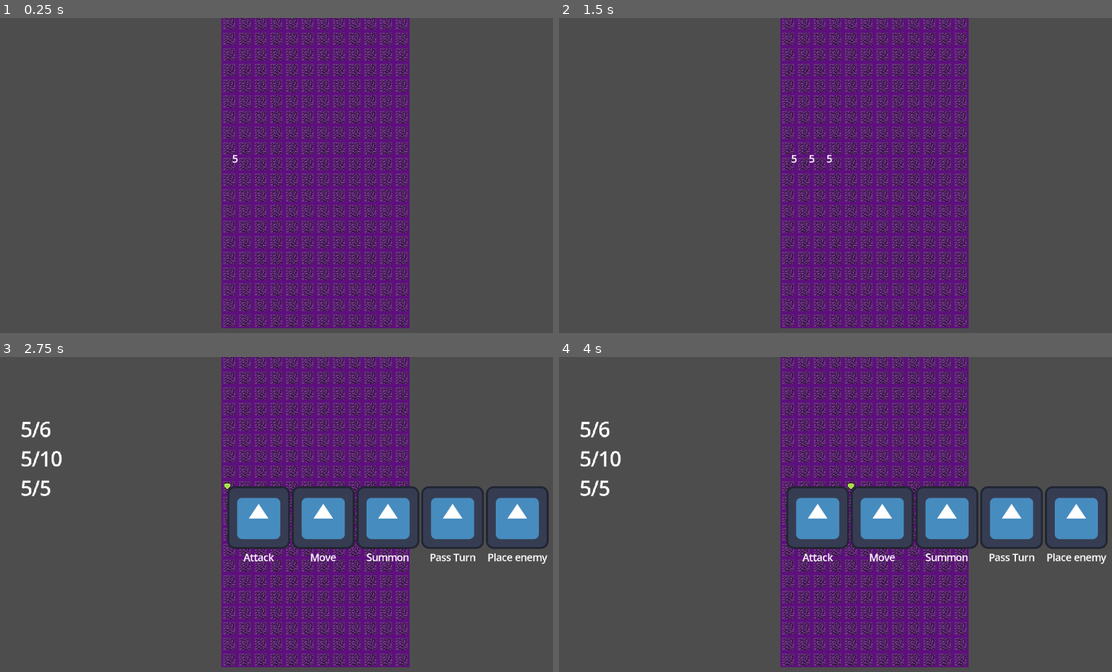
Above: before the commit, frames 1-4 (two rows, left to right).
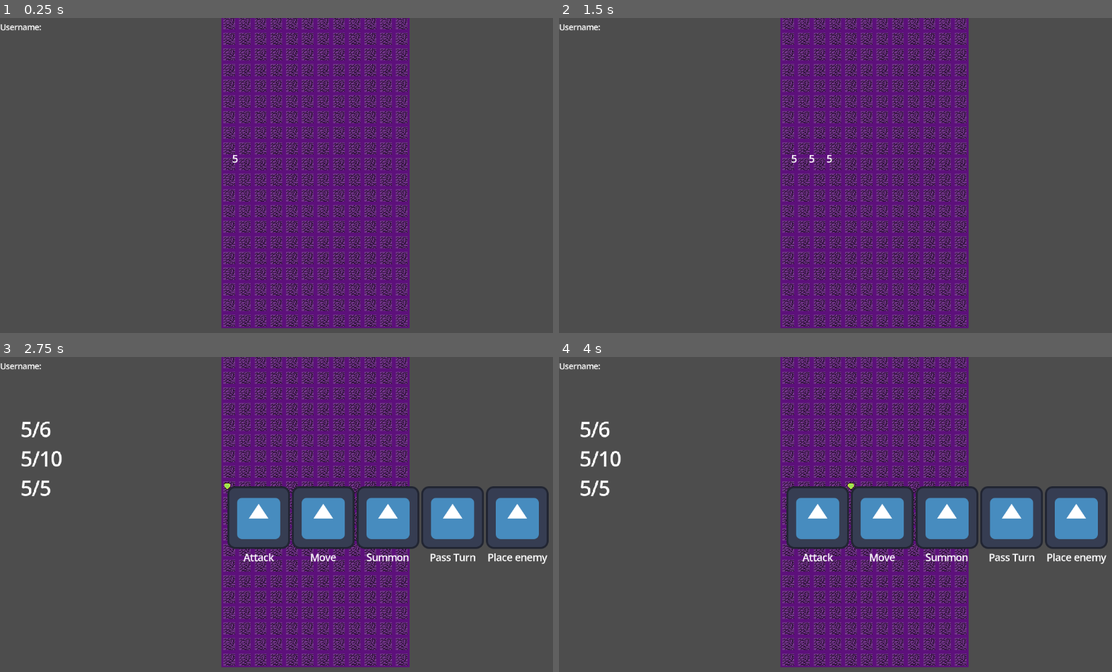
Above: after the commit, the same moments.

Repository: FueledByRage/dice-summons
Game: Godot game, scene res://src/scenes/table.tscn
Same seed, same stepped clock (60 frames per second), same inputs: the game is played once before the commit and once after it. The project has no main scene, so this scene is started directly. The engine's default icon, where the game draws it, is replaced by a stand-in: a white triangle on a blue panel in a dark square.
Inputs (mouse positions are in pixels of both pictures, inside the frame that each line leads up to):
- Up to frame 1 (0.25 s): no input
- Up to frame 2 (1.5 s): tap Enter (confirm) at 0.5, 0.6, 1.25 s; move the mouse to (962, 159) at 0.52 s; hold Right (move_right) 0.53-1.28 s; tap Z (select) at 0.8, 1.35 s; move the mouse to (730, 191) at 1.27 s; hold Left (move_left) from 1.28 s (still down)
- Up to frame 3 (2.75 s): tap Enter (confirm) at 1.55, 2, 2.1 s; move the mouse to (337, 445) at 2.02 s; release Left (move_left) at 2.03 s; hold Right (move_right) from 2.03 s (still down); tap Z (select) at 2.3 s
- Up to frame 4 (4 s): tap Enter (confirm) at 2.75, 3.05, 3.5 s; move the mouse to (813, 577) at 2.77 s; tap M (move) at 2.85 s; move the mouse to (1012, 561) at 3.52 s; release Right (move_right) at 3.53 s; hold Left (move_left) from 3.53 s (still down); tap Z (select) at 3.6 s

The runs differ from the first frame. In frame 1, less than 0.1% of the frame differs, in the area x 0-8%, y 2-5%; in frame 2, less than 0.1%; in frame 3, less than 0.1%, in the area x 0-70%, y 2-64%; in frame 4, less than 0.1%.
Error before the commit: Invalid access to property or key 'value' on a base object of type 'Nil'. (res://src/scripts/table.gd:253)
Error after the commit: Invalid access to property or key 'value' on a base object of type 'Nil'. (res://src/scripts/table.gd:321)

Commit message:
websocket

Diff:
--- a/src/global/UserSession.gd
+++ b/src/global/UserSession.gd
@@ -1,10 +1,12 @@
 extends Node
 
 var username: String = ""
+var token : String
 var is_logged_in: bool = false
 
-func login(name: String):
-	username = name
+func login(data: Dictionary):
+	username = data.get("username", "?")
+	token = data.get("session", "?")
 	is_logged_in = true
 
 func logout():
--- a/src/scenes/table.tscn
+++ b/src/scenes/table.tscn
@@ -58,6 +58,16 @@
 [node name="CanvasLayer" type="CanvasLayer" parent="."]
 script = ExtResource("6_y5f8p")
 
+[node name="HUD" type="MarginContainer" parent="CanvasLayer"]
+offset_right = 40.0
+offset_bottom = 40.0
+
+[node name="user_info" type="HBoxContainer" parent="CanvasLayer/HUD"]
+layout_mode = 2
+
+[node name="username" type="Label" parent="CanvasLayer/HUD/user_info"]
+layout_mode = 2
+
 [node name="center" type="CenterContainer" parent="CanvasLayer"]
 anchors_preset = -1
 anchor_left = 0.269
--- a/src/scripts/UI/pop_up.gd
+++ b/src/scripts/UI/pop_up.gd
@@ -14,4 +14,5 @@
 
 		button.text = option['text']
 		button.pressed.connect(option['action'])
+		button.pressed.connect(queue_free)
 		buttons_container.add_child(button)
--- /dev/null
+++ b/src/scripts/services/network/websocket.gd
@@ -0,0 +1,92 @@
+extends Node
+class_name WebSocket
+
+var url: String
+var headers := PackedStringArray()
+var websocket := WebSocketPeer.new()
+var connection_status: int
+
+signal message_received(data)
+signal connected
+signal connection_error
+signal disconnected
+
+func config(config_options: Dictionary) -> WebSocket:
+	url = config_options.get("url", "")
+
+	var headers_dict = config_options.get("headers", {})
+	for key in headers_dict.keys():
+		headers.append(key + ": " + str(headers_dict[key]))
+
+	websocket.handshake_headers = headers
+	connection_status = websocket.connect_to_url(url)
+	return self
+
+func _ready():
+	# Conectar os sinais internos do WebSocketPeer aos métodos da classe
+	set_process(true)
+
+func listen(signals = []):
+	# Conectar sinais personalizados se fornecidos
+	for item in signals:
+		if item.has("event") and item.has("callable"):
+			connect(item["event"], item["callable"])
+
+	if connection_status != OK:
+		push_error("Erro ao conectar ao WebSocket: %s" % connection_status)
+		return
+
+func emit_event(data: String):
+	if websocket.get_ready_state() == WebSocketPeer.STATE_OPEN:
+		websocket.send_text(data)
+	else:
+		push_error("WebSocket não está conectado")
+
+func _process(_delta):
+	websocket.poll()
+
+	var state = websocket.get_ready_state()
+	match state:
+		WebSocketPeer.STATE_CONNECTING:
+			pass # Ainda conectando
+		WebSocketPeer.STATE_OPEN:
+			while websocket.get_available_packet_count() > 0:
+				var packet = websocket.get_packet().get_string_from_utf8()
+				emit_signal("message_received", packet)
+		WebSocketPeer.STATE_CLOSING:
+			pass # Fechando conexão
+		WebSocketPeer.STATE_CLOSED:
+			var code = websocket.get_close_code()
+			var reason = websocket.get_close_reason()
+			print("WebSocket fechado com código: %d, razão: %s" % [code, reason])
+			emit_signal("disconnected")
+			set_process(false)
+
+func _on_connected(_proto = ""):
+	print("WebSocket conectado")
+	emit_signal("connected")
+
+func _on_connection_error():
+	print("Erro de conexão WebSocket")
+	emit_signal("connection_error")
+
+func _on_disconnected(_clean = true):
+	print("WebSocket desconectado")
+	emit_signal("disconnected")
+
+func _on_data_received():
+	while websocket.get_available_packet_count() > 0:
+		var packet = websocket.get_packet().get_string_from_utf8()
+		emit_signal("message_received", packet)
+
+# Método para fechar a conexão
+func close(code: int = 1000, reason: String = ""):
+	websocket.close(code, reason)
+
+# Método para verificar o status da conexão
+func is_connection_open() -> bool:
+	return websocket.get_ready_state() == WebSocketPeer.STATE_OPEN
+
+# Método para enviar dados (alias para emit_event)
+func send(data: String):
+	emit_event(data)
--- a/src/scripts/stages/hall.gd
+++ b/src/scripts/stages/hall.gd
@@ -1,50 +1,51 @@
 extends Node
 
-var socket := WebSocketPeer.new()
-@onready var username_input : LineEdit = $VBoxContainer/CenterContainer/VBoxContainer/username
-@onready var send_button : Button;
-var user_label : Label;
+@onready var username_input: LineEdit = $VBoxContainer/CenterContainer/VBoxContainer/username
+@onready var send_button: Button = $VBoxContainer/CenterContainer/VBoxContainer/send
+var websocket: WebSocket
+var user_label: Label
 
 func _ready():
+	websocket = WebSocket.new()
+	add_child(websocket)
+
 	var username = UserSession.username
-	send_button = $VBoxContainer/CenterContainer/VBoxContainer/send
 	send_button.pressed.connect(send_invite)
 
-	user_label = $VBoxContainer/MarginContainer/HBoxContainer/user_label;
+	user_label = $VBoxContainer/MarginContainer/HBoxContainer/user_label
 	user_label.text = 'User ' + ' ' + UserSession.username
 
 	var ws_url = "ws://localhost:4000/ws?username=%s" % username
-	print(ws_url)
-	var err = socket.connect_to_url(ws_url)
+	websocket.config({
+		"url": ws_url,
+		"headers": {
+			"Authorization": UserSession.token
+		}
+	})
 
-	if err != OK:
-		print("Erro ao conectar WebSocket: ", err)
+	websocket.connected.connect(_on_websocket_connected)
+	websocket.message_received.connect(_on_message_received)
+	websocket.connection_error.connect(_on_websocket_error)
+	websocket.disconnected.connect(_on_websocket_disconnected)
+
+	websocket.listen()
+
+func _on_websocket_connected():
+	print("✅ WebSocket conectado com sucesso!")
+
+func _on_websocket_error():
+	print("❌ Erro na conexão WebSocket")
+
+func _on_websocket_disconnected():
+	print("🔌 WebSocket desconectado")
+
+func _on_message_received(data: String):
+	print("📨 RECEBIDO:", data)
+	var json_result = JSON.parse_string(data)
+	if typeof(json_result) == TYPE_DICTIONARY:
+		handle_message(json_result)
 	else:
-		print("Conectando ao servidor...")
-	set_process(true)
-
-func _process(_delta):
-	socket.poll()
-	var state = socket.get_ready_state()
-
-	match state:
-		WebSocketPeer.STATE_OPEN:
-			while socket.get_available_packet_count() > 0:
-				var raw_msg = socket.get_packet().get_string_from_utf8()
-				print("RECEBIDO:", raw_msg)
-				var json_result = JSON.parse_string(raw_msg)
-
-				if typeof(json_result) == TYPE_DICTIONARY:
-					handle_message(json_result)
-				else:
-					print("Mensagem inválida recebida: ", raw_msg)
-
-		WebSocketPeer.STATE_CLOSING:
-			pass
-
-		WebSocketPeer.STATE_CLOSED:
-			print("WebSocket desconectado: ", socket.get_close_reason())
-			set_process(false)
+		print("Mensagem inválida recebida: ", data)
 
 func handle_message(msg: Dictionary) -> void:
 	var pop_up = load("res://src/scenes/UI/pop_up.tscn").instantiate()
@@ -53,15 +54,15 @@
 		"invite":
 			var from_user = msg.get("from")
 			var config = {
-				"message": "Você recebeu um convite para jogar de %s" %from_user,
+				"message": "Você recebeu um convite para jogar de %s" % from_user,
 				"options": [
 					{
 						"text": "Okay",
-						"action": func() : print("okay")
+						"action": func(): send_invite_response(from_user, true)
 					},
 					{
 						"text": "Decline",
-						"action": func() : print("not okay")
+						"action": func(): send_invite_response(from_user, false)
 					}
 				]
 			}
@@ -70,7 +71,11 @@
 			add_child(pop_up)
 
 		"invite_response":
-			print("📩 Resposta de ", msg.get("from"), ": ", msg.get("status"))
+			print("📩 Resposta de ", msg.get("from"), ": ", msg.get("response"))
+
+		"start_match":
+			get_tree().change_scene_to_file("res://src/scenes/table.tscn")
+
 		_:
 			print("❓ Mensagem desconhecida: ", msg)
 
@@ -80,17 +85,18 @@
 	if !username_input.text.is_empty():
 		var msg := {
 			"type": "invite",
-			"from":  UserSession.username,
+			"from": UserSession.username,
 			"to": username_input.text
 		}
-		socket.send_text(JSON.stringify(msg))
+		websocket.send(JSON.stringify(msg))
 
-	send_button.disabled = false;
+	send_button.disabled = false
 
 func send_invite_response(from_user: String, accepted: bool):
 	var msg := {
 		"type": "invite_response",
-		"from": from_user,
+		"from": UserSession.username,
+		"to": from_user,
 		"response": accepted
 	}
-	socket.send_text(JSON.stringify(msg))
+	websocket.send(JSON.stringify(msg))
--- a/src/scripts/stages/login.gd
+++ b/src/scripts/stages/login.gd
@@ -36,9 +36,8 @@
 	var json_text := body.get_string_from_utf8()
 	var data = JSON.parse_string(json_text)
 
-	if typeof(data) == TYPE_DICTIONARY and data.has("user"):
-		var username = data["user"].get("username", "")
-		UserSession.login(username)
+	if typeof(data) == TYPE_DICTIONARY and data.has("session"):
+		UserSession.login(data)
 		get_tree().change_scene_to_file("res://src/scenes/stages/hall.tscn")
 	else:
 		feedback_label.text = "Erro ao processar resposta do servidor"
--- a/src/scripts/table.gd
+++ b/src/scripts/table.gd
@@ -33,6 +33,9 @@
 @onready var camera = $Camera2D
 @onready var points_service = $points_service
 @onready var canvas_layer = $CanvasLayer
+@onready var username = UserSession.username
+
+var socket : WebSocket
 
 # =====================================================================
 # === INICIALIZAÇÃO ==================================================
@@ -41,10 +44,68 @@
 func _ready() -> void:
 	_set_up()
 	_to_roll()
+	_setup_hud()
+
+func _setup_hud():
+	var username_label = $CanvasLayer/HUD/user_info/username;
+	username_label.text = "Username: " + UserSession.username
 
 func _set_up():
+	socket = WebSocket.new()
+	add_child(socket)
+
 	points_service.points_changed.connect(canvas_layer.change_point)
 
+	var ws_url = "ws://localhost:4000/ws"
+
+	socket.config({
+		"url": ws_url,
+		"headers": {
+			"Authorization": UserSession.token
+		}
+	})
+
+	socket.connected.connect(_enter_match)
+	socket.message_received.connect(_on_message_received)
+
+	set_process(true)
+
+func _enter_match():
+		var msg := {
+			"type": "enter_match",
+		}
+		socket.send(JSON.stringify(msg))
+
+func _on_message_received(data: String):
+	print("📨 RECEBIDO:", data)
+	var json_result = JSON.parse_string(data)
+	if typeof(json_result) == TYPE_DICTIONARY:
+		handle_message(json_result)
+	else:
+		print("Mensagem inválida recebida: ", data)
+
+func handle_message(msg: Dictionary) -> void:
+	var pop_up = load("res://src/scenes/UI/pop_up.tscn").instantiate()
+
+	match msg.get("type", ""):
+		"start_turn":
+			pass
+		"pass_turn":
+			pass
+		"enemy_summon":
+			pass
+		"enemy_cast_spell":
+			pass
+		"add_enemy_dice":
+			board.place_enemy();
+			pass
+		"invite_response":
+			print("📩 Resposta de ", msg.get("from"), ": ", msg.get("status"))
+		"start_match":
+			get_tree().change_scene_to_file("res://src/scenes/table.tscn")
+			pass
+		_:
+			print("❓ Mensagem desconhecida: ", msg)
 # =====================================================================
 # === ENTRADA DO USUÁRIO (INPUT) =====================================
 # =====================================================================
@@ -190,9 +251,16 @@
 	state = States.PLACING
 	board.placing(dice_placed)
 
-func dice_placed():
+func dice_placed(dice, selected_tile):
 	points_service.remove_points(Points.SUMMON_POINTS, dice_on_hand["cost"])
 
+	var dice_placed_message = {
+		"type": "add_dice",
+		"dice": dice,
+		"selected_tile": selected_tile,
+	}
+
+	socket.emit(JSON.stringify(dice_placed_message))
 	_to_idle()
 
 # =====================================================================
--- a/src/scripts/table_tile.gd
+++ b/src/scripts/table_tile.gd
@@ -118,7 +118,7 @@
 			var selected_tile = get_selected_tile();
 
 			place({
-				"dice": dice_on_hand.data,
+				"data": dice_on_hand.data,
 				"form": form,
 				"owner": dice_on_hand.owner,
 				},
@@ -129,7 +129,13 @@
 			is_placing = false;
 			prev_selected_tile = null;
 
-			dice_placed.emit();
+			dice_placed.emit({
+					"data": dice_on_hand.data,
+					"form": form,
+					"owner": dice_on_hand.owner,
+				},
+				selected_tile
+			);
 
 func place_enemy(enemy_dice, selected_tile):
 	place(
@@ -141,11 +147,11 @@
 		selected_tile
 	)
 
-func place(selected, selected_tile):
+func place(selected_dice, selected_tile):
 	var dice_scene = preload("res://src/scenes/dice.tscn")
 
-	build_dice(selected_tile, selected.form, selected.owner)
-	summon(selected.dice, selected_tile)
+	build_dice(selected_tile, selected_dice.form, selected_dice.owner)
+	summon(selected_dice.data, selected_tile)
 
 func build_dice(dice_center, form, owner):
 	var dice_face =  Vector2i(1,1) if owner == Dice_Owners.PLAYER else Vector2i(1,0)
